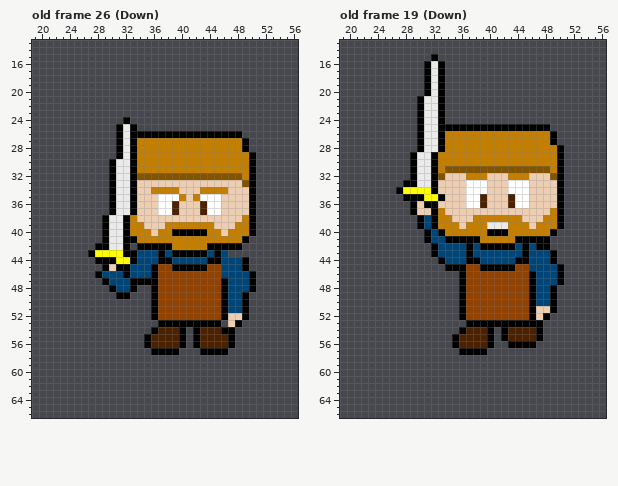
Edited in one commit: pixel-art file (assets/actor/larry/larry_shovel.aseprite). The picture above is the old version.
84x84 pixels, 36 frames. Shown: old frame 26 (Down): x 19..56, y 13..66; old frame 19 (Down): x 19..56, y 13..66. The commit also changed other frames, which this record leaves out.
Now the later version:
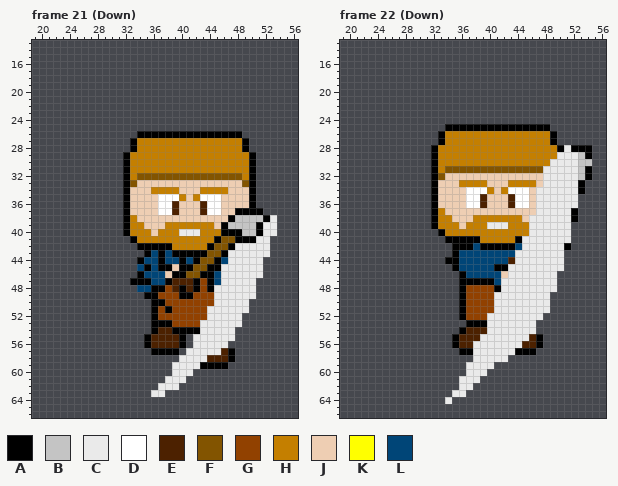
Palette (. is transparent): A #000000  B #c4c4c4  C #eaeaea  D #ffffff  E #4c2100  F #825400  G #914100  H #c47f00  J #eeceb3  K #ffff00  L #004577
A new or re-ordered frame is compared with the old frame closest to it.
Log entry: added even more animations for shovel
Change:
frames 36 -> 39
frames re-ordered
Frame 21 (Down) against old frame 26 (Down):
y 24: x 32 A -> .
y 25..26: x 31..33 ACA -> ...
y 27..28: x 31..32 AC -> ..
y 29: x 31..33 ACA -> .AH
y 30..32: x 30..33 ACCA -> ..AH
y 33: x 30..33 ACCA -> ..AF
y 34..36: x 30..33 ACCA -> ..AJ
y 37: x 30..33 ACCA -> ..AJ; x 48..49 JJ -> AA; x 51 . -> A
y 38: x 29..31 ACC -> ...; x 47..53 JJHA... -> ABBBBAC
y 39: x 29..31 ACC -> ...; x 46..53 JJHHA... -> ABBBBACC
y 40: x 29..31 ACC -> ...; x 39..43 AAAAA -> HCCCH; x 46..53 JHHHA... -> AAABBACC
y 41: x 29..32 ACCA -> ....; x 45..48 HHHH -> AFFA; x 50..52 ... -> ACC
y 42: x 28..32 AACCA -> .....; x 45..46 AA -> FF; x 48..52 A.... -> CCCCC
y 43: x 27..35 AKKKKAALL -> ........A; x 44..52 LAL...... -> FFACCCCCC
y 44: x 28..34 AAAKKAL -> ......A; x 38 A -> L; x 40 L -> A; x 42..44 LLA -> AFF; x 47..51 LLA.. -> CCCCC
y 45: x 29..33 AJAAL -> .....; x 35..39 LAGGA -> ALAAJ; x 42..51 AAGGLLLA.. -> FFAACCCCCC
y 46: x 28..34 ALLLALL -> ......A; x 36..51 AGGGGGGGGGLLLLA. -> LLJAAFFAALCCCCCC
y 47: x 29..32 ALLL -> ....; x 36..42 AGGGGGG -> LLAEEEA; x 44..50 GGALLLA -> ALCCCCC
y 48: x 30..35 ALLA.. -> ....LL; x 37 G -> A; x 39..42 GGGG -> EAEA; x 44..50 GGALLLA -> ACCCCCC
y 49: x 31..32 AA -> ..; x 35 . -> A; x 40..41 GG -> AA; x 45..50 GALLA. -> CCCCCC
y 50: x 37 G -> A; x 45..49 GALLA -> CCCCC
y 51: x 38 G -> A; x 44..49 GGALLA -> CCCCCC
y 52: x 44..49 GGAJJA -> CCCCC.
y 53: x 36 . -> A; x 39..48 AAAAAAA.JA -> GGGGCCCCCC
y 54: x 39 E -> A; x 41 . -> A; x 43..47 EEEAA -> CCCCC
y 55: x 42..47 AEEEEA -> CCCCCC
y 56: x 42..47 AEEEEA -> CCCCC.
y 57: x 41..47 ..AAAA. -> CCCCCEA
y 58: x 40..47 ........ -> CCCCEEEA
y 59: x 39..46 ........ -> CCCCAAAA
y 60: x 39..41 ... -> CCC
y 61: x 38..40 ... -> CCC
y 62: x 37..39 ... -> CCC
y 63: x 36..37 .. -> CC
Frame 22 (Down) is new; against old frame 19 (Down):
y 15: x 32 A -> .
y 16..20: x 31..33 ACA -> ...
y 21..25: x 30..33 ACCA -> ....
y 26..27: x 30..32 ACC -> ...
y 28: x 30..33 ACCA -> ..AH; x 51..54 .... -> CAAA
y 29: x 29..31 ACC -> ...; x 50..54 A.... -> CCCBA
y 30: x 29..31 ACC -> ...; x 49..54 HA.... -> CCCCBB
y 31: x 29..31 ACC -> ...; x 48..54 FHA.... -> CCCCCBA
y 32: x 29..31 ACC -> ...; x 37..39 HHH -> JJJ; x 43..45 HHH -> JJJ; x 48..54 JFA.... -> CCCCCBA
y 33: x 28..31 AACC -> ....; x 36..39 JDDD -> HHHH; x 43..46 DDDJ -> HHHH; x 48..53 JJA... -> CCCCCA
y 34: x 27..31 AKKKK -> .....; x 40 J -> H; x 42 J -> H; x 47..53 JJJA... -> CCCCCCA
y 35: x 28..33 AAAKKA -> ....AJ; x 47..52 JJJA.. -> CCCCCC
y 36: x 29..31 AJA -> ...; x 47..52 JJJA.. -> CCCCCC
y 37: x 29..31 AJJ -> ...; x 47..52 JJHA.. -> CCCCCA
y 38: x 30..31 AL -> ..; x 46..52 JJHHA.. -> CCCCCCA
y 39: x 30..31 AL -> ..; x 46..51 JHHHA. -> CCCCCC
y 40: x 31..32 AL -> ..; x 40..42 AAA -> HHH; x 46..51 HHHA.. -> CCCCCC
y 41: x 31..33 ALL -> ...; x 45..51 AAAA... -> CCCCCCC
y 42: x 32..36 ALLLL -> ...AA; x 45..51 ALAA... -> CCCCCCA
y 43: x 32..35 ALLL -> ...A; x 37 A -> L; x 44..50 LALLLA. -> CCCCCCC
y 44: x 33..35 ALL -> .AA; x 37..38 AA -> LL; x 43..50 LAALLLA. -> ECCCCCCC
y 45: x 34 A -> .; x 36..40 AGGAA -> LLLLL; x 43..50 AGGLLLLA -> CCCCCCCC
y 46: x 37..50 GGGGGGGGGALLLA -> LLLLLJCCCCCCC.
y 47: x 37..50 GGGGGGGGGALLLA -> AAAALCCCCCCCC.
y 48: x 41..49 GGGGGALLA -> ACCCCCCCC
y 49..50: x 41..49 GGGGGALLA -> CCCCCCCC.
y 51: x 41..49 GGGGGAJJA -> CCCCCCCC.
y 52: x 40..48 GGGGGGAJA -> CCCCCCCC.
y 53: x 40..47 AAAAAAAA -> CCCCCCC.
y 54: x 40..47 A.AEEEEA -> CCCCCCC.
y 55: x 39..45 EA.AEEE -> CCCCCCC
y 56: x 38..47 EEA..AAAA. -> CCCCCCCEEA
y 57: x 38..46 AA....... -> CCCCCCAAA
y 58: x 38..42 ..... -> CCCCC
y 59: x 37..40 .... -> CCCC
y 60: x 37..39 ... -> CCC
y 61: x 36..38 ... -> CCC
y 62: x 36..37 .. -> CC
y 63: x 35..36 .. -> CC
y 64: x 34 . -> C
